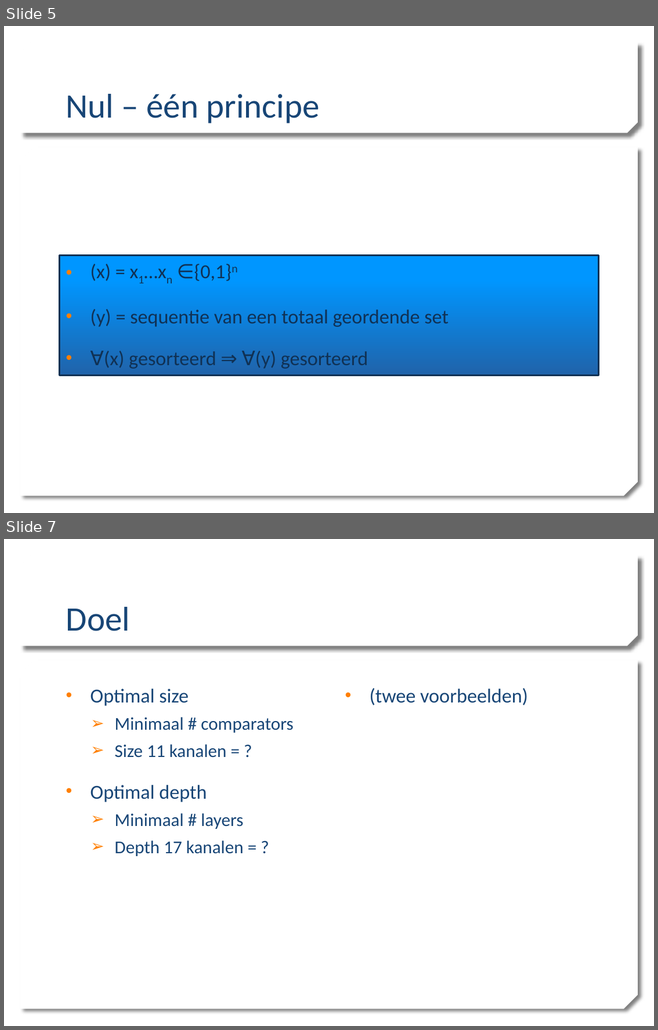
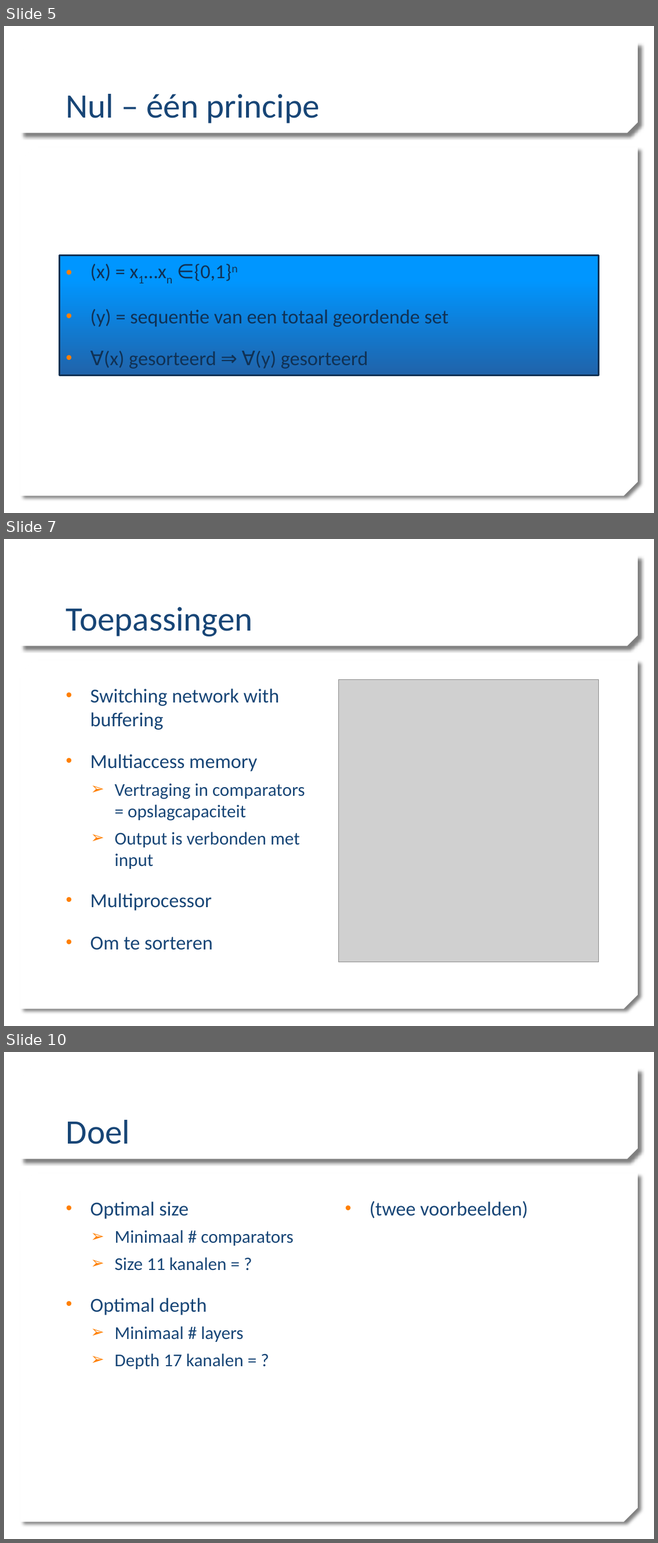
Before and after one commit to mdekempeneer/Research-Optimal-Size-Sorting-Networks, a slide deck: PPP1_WV.pptx. Shown one above the other, each under a label of ours: slides 5 and 7 before the commit, slides 5, 7 and 10 after it; the slides between them are not shown. The pictures are 658x1030 and 658x1543 pixels, drawn with LibreOffice and Linux fonts; fonts in the diff are those of the drawing; grey boxes stand for pictures; background and template pictures are left out. Boxes give left, top, right and bottom in pixels: in the first picture for what was removed or moved away, otherwise in the second. Text is boxed around its words. In the diff, an @@ line names an element or a change of style, - is before the commit and + after.

```diff
--- a/PPP1_WV.pptx
+++ b/PPP1_WV.pptx
@@ slide 7 added at <box>4,539,654,1026</box>, background picture (left out); not listed: 2 template elements that a slide beside it also shows @@
@@ title added at <box>66,607,253,636</box>, 38 pt, text #174576 @@
+Toepassingen
@@ text added at <box>90,689,305,950</box>, 22 pt, text #174576 @@
+• Switching network with buffering
+• Multiaccess memory
+  ➢ Vertraging in comparators = opslagcapaciteit
+  ➢ Output is verbonden met input
+• Multiprocessor
+• Om te sorteren
@@ picture added at <box>339,680,598,962</box> @@
@@ what was slide 7 is now slide 10 @@
```
Also in this commit, not shown: 4 slides changed, 5 other slides added, 1 slide removed.
